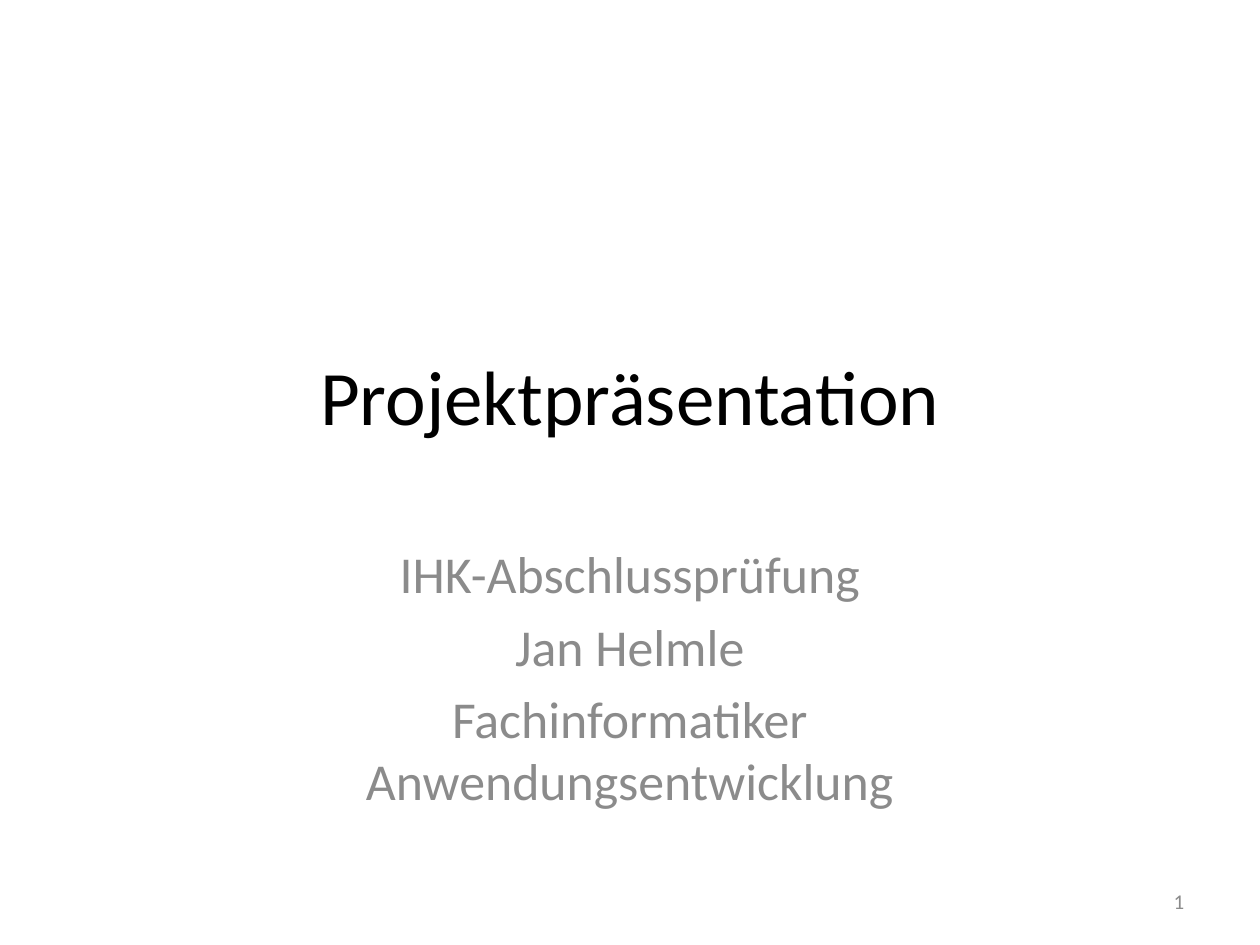
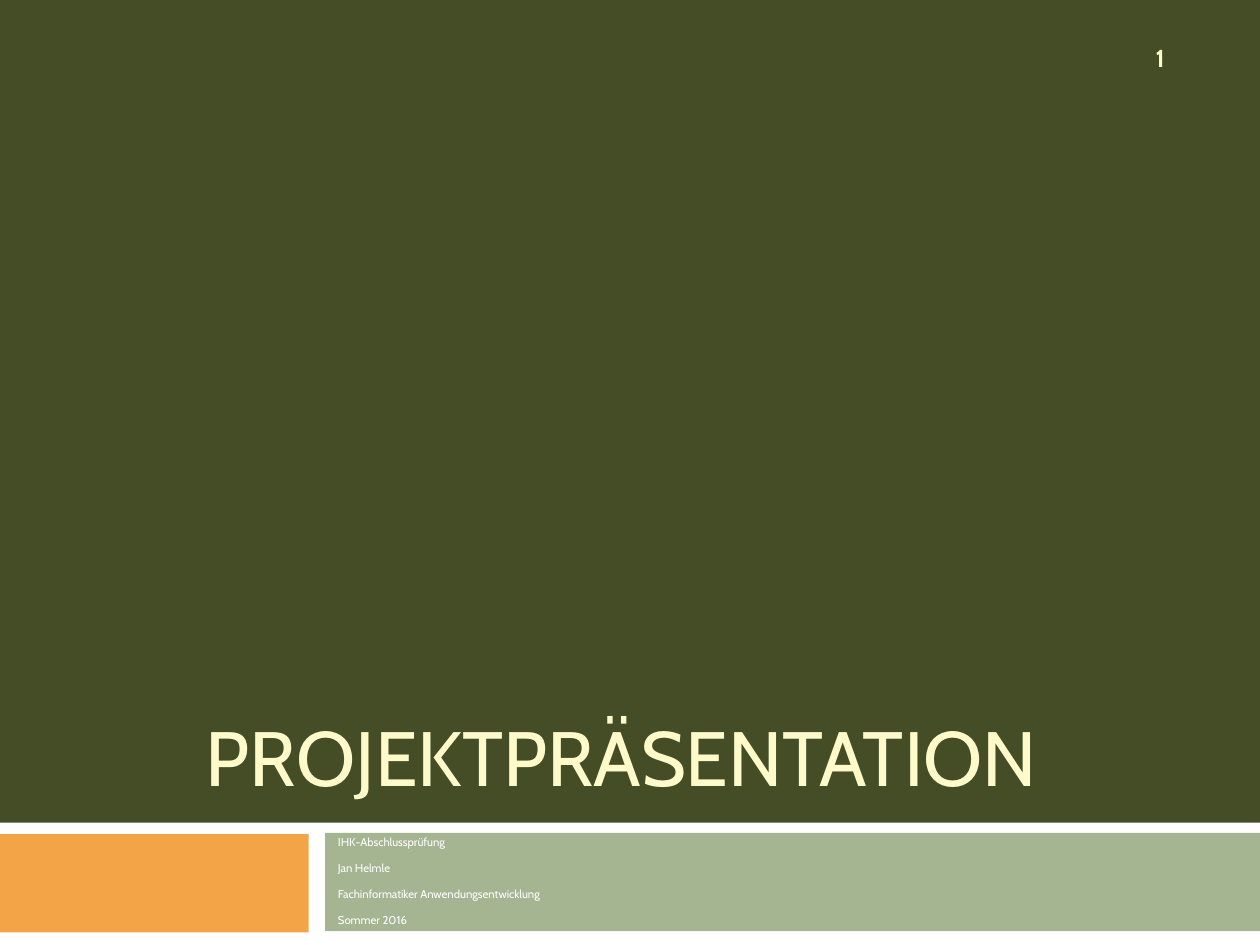
Before and after one commit to janhelmle/weiterbildung_fachinformatiker_ihk_projektantrag, a slide deck: slide 1 of praesentation/Projektpräsentation.pptx. Drawn at 1260x945 pixels with LibreOffice and Linux fonts; fonts in the diff are those of the drawing. Boxes give left, top, right and bottom in pixels: in the first picture for what was removed or moved away, otherwise in the second. Text is boxed around its words. In the diff, an @@ line names an element or a change of style, - is before the commit and + after.

```diff
--- a/praesentation/Projektpräsentation.pptx
+++ b/praesentation/Projektpräsentation.pptx
@@ background #FFFFFF to #444D26 @@
@@ page number: place and size @@
-page number at (1174,895,1185,909)
+page number at (1156,50,1165,67)
@@ page number at (1156,50,1165,67): size 12 to 14 pt, font Calibri to Cabin, text colour #8C8C8C to #FEFAC9, bold on; alignment right to centre @@
@@ title "PROJEKTPRÄSENTATION" at (206,722,1037,800): vertical alignment middle to bottom @@
@@ title at (206,722,1037,800): text changed; font Calibri to Cabin; text colour #000000 to #FEFAC9 @@
-Projektpräsentation
+PROJEKTPRÄSENTATION
@@ rectangle added at (0,823,1260,945), fill #FFFFFF @@
@@ rectangle added at (0,834,309,932), fill #F3A447 @@
@@ subtitle "IHK-Abschlussprüfung": place and size @@
-subtitle "IHK-Abschlussprüfung" at (366,557,893,809)
+subtitle "IHK-Abschlussprüfung" at (338,837,540,924)
@@ subtitle "IHK-Abschlussprüfung" at (338,837,540,924): vertical alignment top to middle @@
@@ rectangle added at (325,833,1260,931), fill #A5B592 @@
@@ subtitle at (338,837,540,901): size 29.6 to 6.5 pt, font Calibri to Cabin, text colour #8C8C8C to #FFFFFF in "IHK-Abschlussprüfung", "Jan Helmle", "Fachinformatiker Anwendungsentwicklung"; alignment centre to left; more space between paragraphs @@
@@ subtitle at (338,916,407,924): paragraph added @@
+Sommer 2016
```
Also in this commit, not shown: 16 other slides changed, 1 other file.
